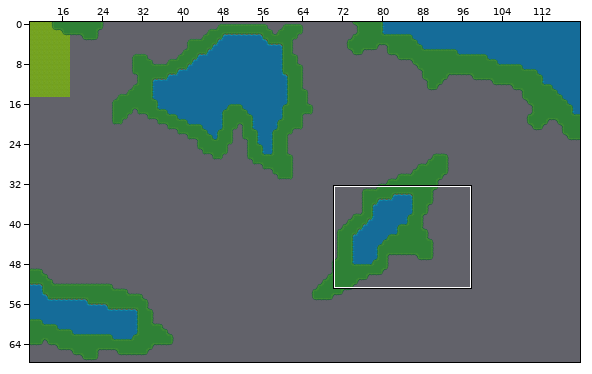
A Tiled map (JSON) gets an edit: assets/maps/south-west1.json. The picture above shows the old version from afar; the outline marks the close-up.
Close-up. Before:
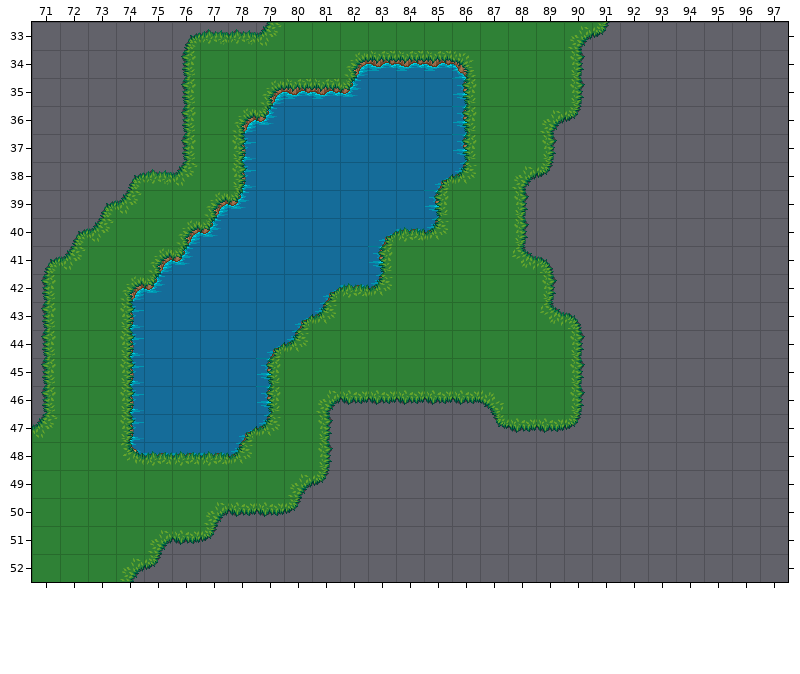
Cells are 32x32 px. Shown: x 71..97, y 33..52. The commit also changed other parts of the map, which this record leaves out.
New version:
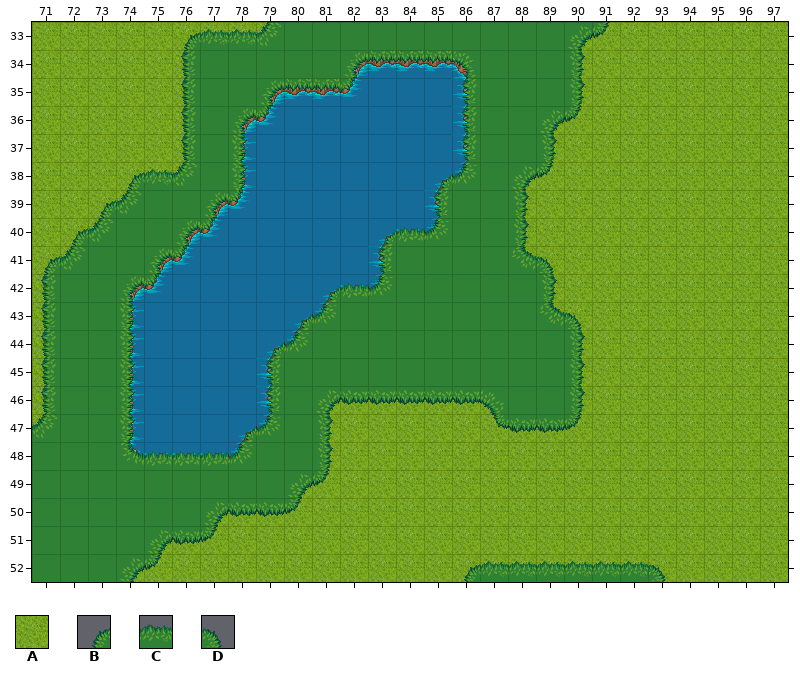
Key: from "freetileset": A 72; from "terrain": B 168, C 169, D 170.
_ is an empty cell.
Diff:
Layer "Ground":
y 33: x 71..79 _________ -> AAAAAAAAA; x 90..97 ________ -> AAAAAAAA
y 34..35: x 71..76 ______ -> AAAAAA; x 90..97 ________ -> AAAAAAAA
y 36..37: x 71..76 ______ -> AAAAAA; x 89..97 _________ -> AAAAAAAAA
y 38: x 71..76 ______ -> AAAAAA; x 88..97 __________ -> AAAAAAAAAA
y 39: x 71..74 ____ -> AAAA; x 88..97 __________ -> AAAAAAAAAA
y 40: x 71..73 ___ -> AAA; x 88..97 __________ -> AAAAAAAAAA
y 41: x 71..72 __ -> AA; x 88..97 __________ -> AAAAAAAAAA
y 42..43: x 71 _ -> A; x 89..97 _________ -> AAAAAAAAA
y 44..45: x 71 _ -> A; x 90..97 ________ -> AAAAAAAA
y 46: x 71 _ -> A; x 81..87 _______ -> AAAAAAA; x 90..97 ________ -> AAAAAAAA
y 47: x 71 _ -> A; x 81..97 _________________ -> AAAAAAAAAAAAAAAAA
y 48: x 81..97 _________________ -> AAAAAAAAAAAAAAAAA
y 49: x 80..97 __________________ -> AAAAAAAAAAAAAAAAAA
y 50: x 77..97 _____________________ -> AAAAAAAAAAAAAAAAAAAAA
y 51: x 75..97 _______________________ -> AAAAAAAAAAAAAAAAAAAAAAA
y 52: x 74..97 ________________________ -> AAAAAAAAAAAAAAAAAAAAAAAA
Layer "Ground2":
y 52: x 86..93 ________ -> BCCCCCCD
Pixel boxes of the changes (left, top, right, bottom) in both close-ups:
added: (32, 22, 788, 582)
